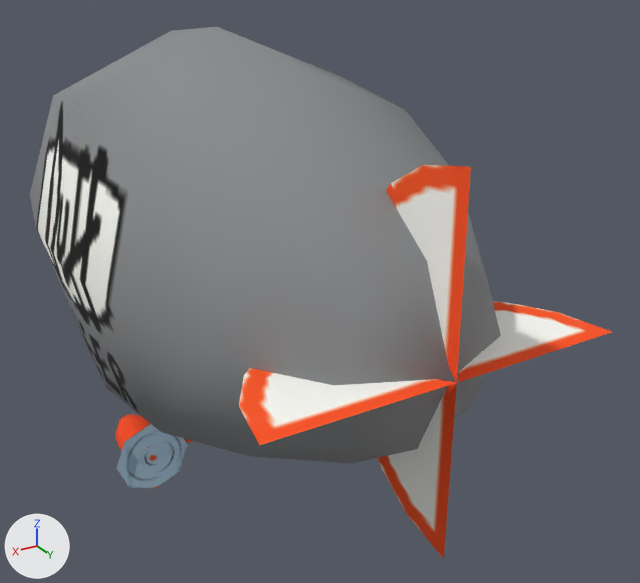
An edit to the OBJ model ProyectoFinal/ProyectoFinal/Models/Simpsons/Blimp/BlimpDuff.obj, drawn before and after from the same camera.
Before and after are seen from a 50 mm camera at (27.3, 58.5, 44.9) aimed at (-5.5, 3.8, 17.6). Every picture has the same lights, and +X, +Y and +Z are marked at lower left. Where no turn or scale is listed for an object, it has been applied to the vertices.

Names of what the first picture shows: 'DTZ3_Duff_blimpShape'.
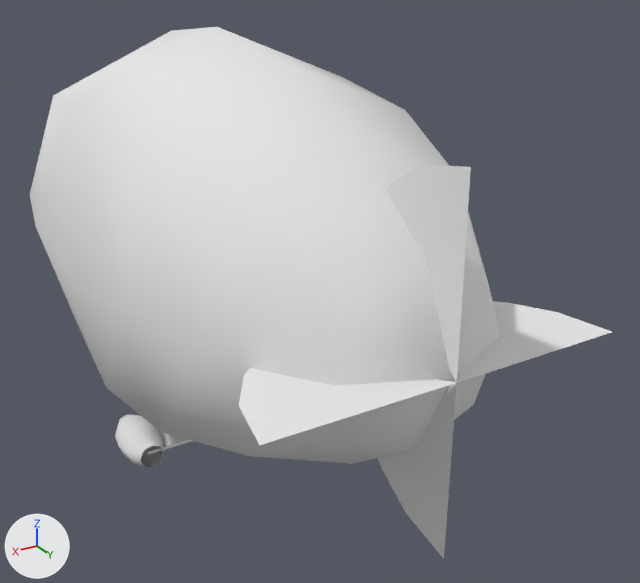
The newer file is also turned or shifted as a whole; pictures and numbers use the older file's frame.

The change, as a diff of the scene's bpy script:
```diff
--- a/ProyectoFinal/ProyectoFinal/Models/Simpsons/Blimp/BlimpDuff.obj.py
+++ b/ProyectoFinal/ProyectoFinal/Models/Simpsons/Blimp/BlimpDuff.obj.py
@@ mat_blimpduff_dtz3_duff_blimpshape_blimp_m @@
+mat_blimpduff_dtz3_duff_blimpshape_blimp_m = principled_material('BlimpDuff_DTZ3_Duff_blimpShape_blimp_m')
+mat_blimpduff_dtz3_duff_blimpshape_blimp_m.base_color = (0.8, 0.8, 0.8)  # white #e7e7e7
+mat_blimpduff_dtz3_duff_blimpshape_blimp_m.roughness = 1.0
@@ me_dtz3_duff_blimpshape @@
 # used by ob_dtz3_duff_blimpshape; location = (0.0, 0.0, 0.0)
 # verts and faces of me_dtz3_duff_blimpshape; kept vertices keep their numbers, new ones are numbered from 210
 # before: 192 (0.0, 23.1, 32.9) at pixel (422, 164), 194 (0.0, 26.9, 22.0) at pixel (456, 383), 195 (0.0, 20.4, 31.3) at pixel (391, 182)
-me_dtz3_duff_blimpshape.from_pydata(...)  # 210 vertices, 350 faces; spans x -13.0..13.0, y -27.0..27.0, z 0.0..37.3
+me_dtz3_duff_blimpshape.from_pydata(...)  # 194 vertices, 328 faces; spans x -13.0..13.0, y -27.0..27.0, z 1.3..37.3
+# me_dtz3_duff_blimpshape part 1: the loose piece of 8 vertices spanning x 3.9..10.2, y -2.2, z 0.0..6.3 is deleted
+# me_dtz3_duff_blimpshape part 2
+delete_faces([(192, 194, 195)])
+faces += [(192, 195, 194)]
+# me_dtz3_duff_blimpshape part 3: 328 faces spanning x -13.0..13.0, y -27.0..27.0, z 1.3..37.3 switch from mat_dtz3_duff_blimpshape_blimp_m (picture img_blimp_bmp_png) to mat_blimpduff_dtz3_duff_blimpshape_blimp_m (white #e7e7e7)
```

Boxes [x1, y1, x2, y2] around the edits, measured in the pictures (640 x 583 px; the box of a moved part takes in the faces that stretch with it):
part 1 of me_dtz3_duff_blimpshape, deleted (blue): before [116, 424, 188, 488]
part 2 of me_dtz3_duff_blimpshape, moved or reshaped: [391, 165, 456, 380] in both
part 3 of me_dtz3_duff_blimpshape, recoloured (grey to white): [30, 27, 612, 559] in both
